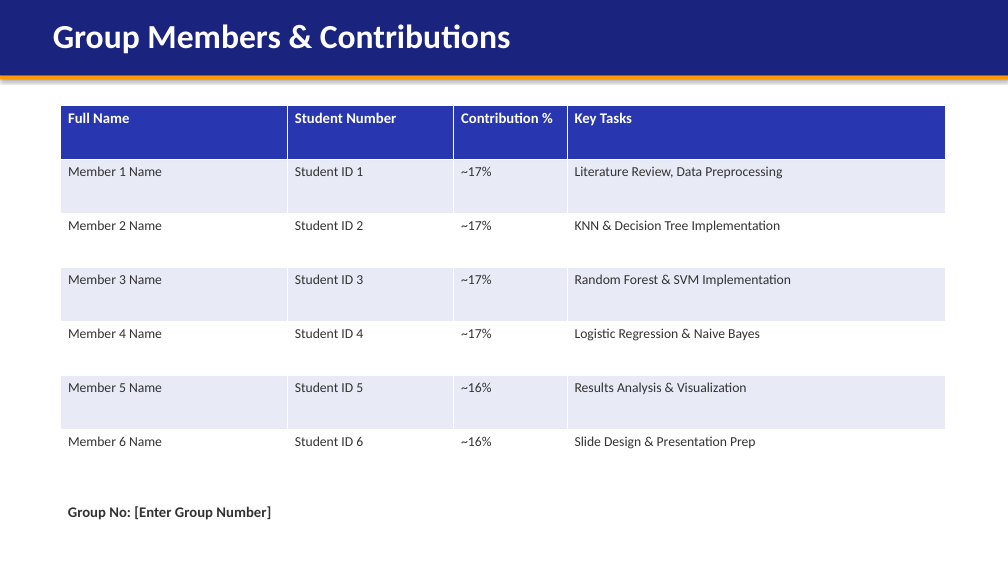
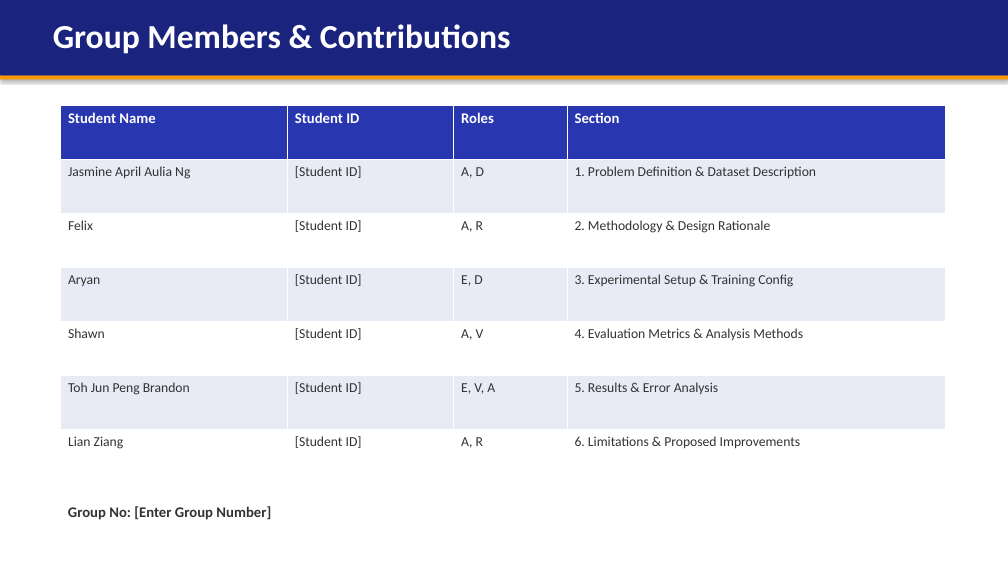
Before and after one commit to fcke109/DryBean, a slide deck: slide 2 of CSCI218_DryBean_Presentation.pptx. Drawn at 1008x567 pixels with LibreOffice and Linux fonts; fonts in the diff are those of the drawing. Boxes give left, top, right and bottom in pixels: in the first picture for what was removed or moved away, otherwise in the second. Text is boxed around its words. In the diff, an @@ line names an element or a change of style, - is before the commit and + after.

```diff
--- a/CSCI218_DryBean_Presentation.pptx
+++ b/CSCI218_DryBean_Presentation.pptx
@@ table at <box>60,106,945,484</box> @@
-row 1: Full Name | Student Number | Contribution % | Key Tasks
+row 1: Student Name | Student ID | Roles | Section
-row 2: Member 1 Name | Student ID 1 | ~17% | Literature Review, Data Preprocessing
+row 2: Jasmine April Aulia Ng | [Student ID] | A, D | 1. Problem Definition & Dataset Description
-row 3: Member 2 Name | Student ID 2 | ~17% | KNN & Decision Tree Implementation
+row 3: Felix | [Student ID] | A, R | 2. Methodology & Design Rationale
-row 4: Member 3 Name | Student ID 3 | ~17% | Random Forest & SVM Implementation
+row 4: Aryan | [Student ID] | E, D | 3. Experimental Setup & Training Config
-row 5: Member 4 Name | Student ID 4 | ~17% | Logistic Regression & Naive Bayes
+row 5: Shawn | [Student ID] | A, V | 4. Evaluation Metrics & Analysis Methods
-row 6: Member 5 Name | Student ID 5 | ~16% | Results Analysis & Visualization
+row 6: Toh Jun Peng Brandon | [Student ID] | E, V, A | 5. Results & Error Analysis
-row 7: Member 6 Name | Student ID 6 | ~16% | Slide Design & Presentation Prep
+row 7: Lian Ziang | [Student ID] | A, R | 6. Limitations & Proposed Improvements
```
Also in this commit, not shown: 7 other slides changed, 12 other files.
